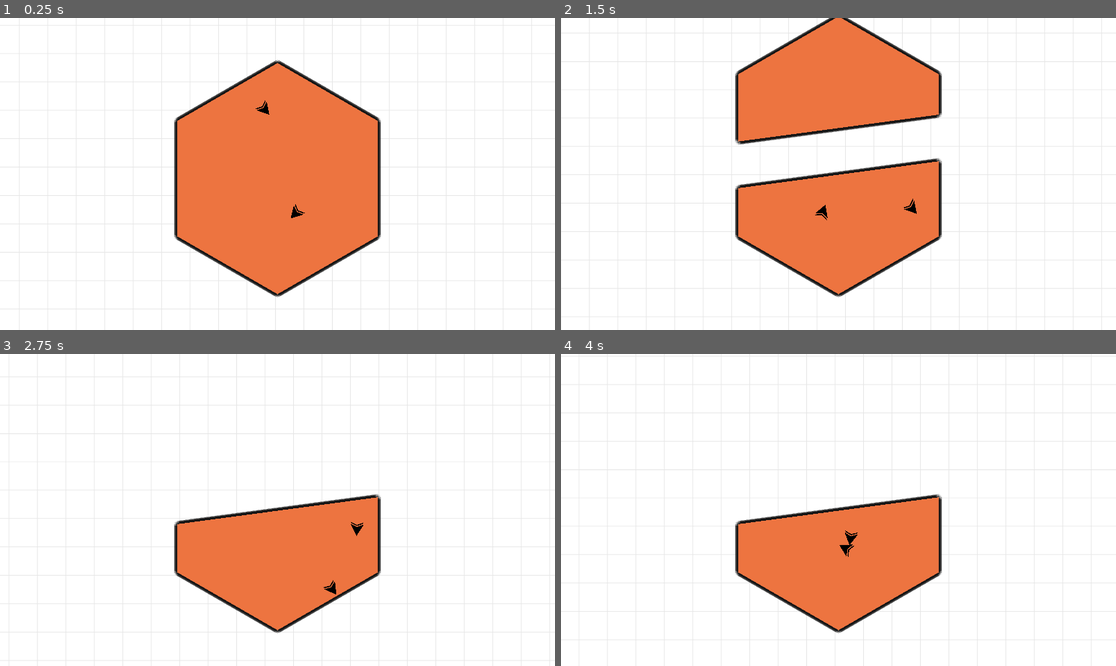
Above: before the commit, frames 1-4 (two rows, left to right).
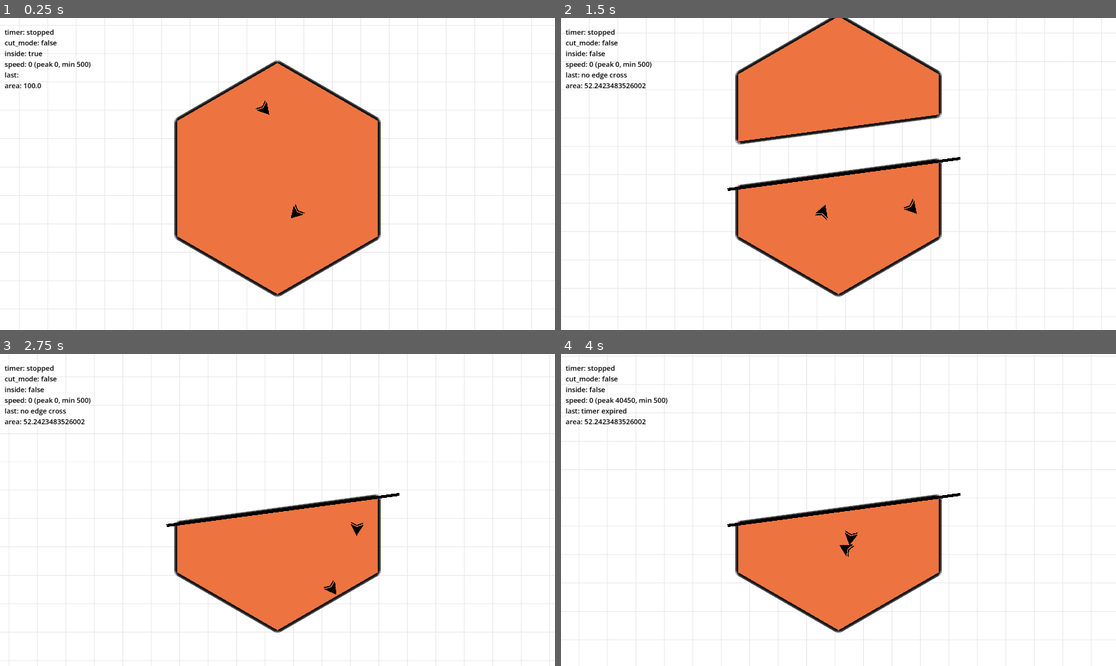
Above: after the commit, the same moments.

Repository: ar-bh/15percent
Game: Godot game, scene res://game/main_gameplay.tscn
Two runs of this game, one before a commit and one after it. Both use one fixed random seed, a clock stepped at 60 frames per second and the inputs below.
Inputs (mouse positions are in pixels of both pictures, inside the frame that each line leads up to):
- Up to frame 1 (0.25 s): no input
- Up to frame 2 (1.5 s): tap Enter at 0.5 s; move the mouse to (960, 158) at 0.52 s; hold Right 0.53-1.28 s; hold E (cut_mode) 0.53-1.28 s; click (960, 158) at 0.67 s; move the mouse to (727, 189) at 1.27 s; hold Down from 1.28 s (still down); tap Alt at 1.35 s
- Up to frame 3 (2.75 s): move the mouse to (333, 441) at 2.02 s; release Down at 2.03 s; hold Right from 2.03 s (still down); tap Shift at 2.1 s
- Up to frame 4 (4 s): move the mouse to (810, 572) at 2.77 s; release Right at 2.78 s; hold Up 2.78-3.53 s; tap E (cut_mode) at 2.85 s; click (810, 572) at 2.92 s; move the mouse to (1005, 556) at 3.52 s; hold Left from 3.53 s (still down); tap Alt at 3.6 s

The runs differ from the first frame. In frame 1, 0.5% of the frame differs, in the area x 0-17%, y 3-23%; in frame 2, 0.9%; in frame 3, 0.9%; in frame 4, 0.9%, in the area x 0-72%, y 3-56%.

Commit message:
area calculated and pointer seperation stopped temporarily

Diff:
--- a/game/gameplay_shapes.gd
+++ b/game/gameplay_shapes.gd
@@ -1,6 +1,6 @@
 extends Node2D
 
-var debug := false
+var debug := true
 
 #region node variables
 @onready var cut_timer: Timer = %CutTimer
@@ -34,6 +34,9 @@
 @export var polygon_sides: int = 4
 @export var polygon_radius: float = 400.0
 @onready var polygon_center: Vector2 = Vector2(get_viewport().size.x / 2, get_viewport().size.y / 2)
+var full_area: float
+var current_area: float
+var current_area_percent: float
 
 var shape_group: CanvasGroup
 var shape_polygon: Polygon2D
@@ -134,6 +137,9 @@
 	polygon_edges = _get_polygon_edges(polygon_points)
 	_set_up_polygons_once(polygon_sides, polygon_center, polygon_radius, polygon_points)
 	update_polygon(polygon_sides, polygon_center, polygon_radius, polygon_points)
+
+	full_area = _polygon_area(polygon_points)
+
 	_spawn_pointers()
 
 	#region cutting
@@ -155,6 +161,9 @@
 		_apply_outline(shape_group)
 
 func _process(_delta: float) -> void:
+	current_area = _polygon_area(polygon_points)
+	current_area_percent = (current_area / full_area) * 100.0
+
 	#region cutting
 	last_delta = max(_delta, 0.0001)
 	cut_mode = Input.is_action_pressed("cut_mode") or Input.is_mouse_button_pressed(MOUSE_BUTTON_LEFT)
@@ -194,7 +203,6 @@
 		shape_polygon.color = theme_data["color"]
 	elif theme_data.has("texture"):
 		shape_polygon.texture = theme_data["texture"]
-
 
 #region pointers
 func _spawn_pointers() -> void:
@@ -310,9 +318,29 @@
 	var polygon1_points := _build_piece(cut_a, edge_a, cut_b, edge_b, true)
 	var polygon2_points := _build_piece(cut_a, edge_a, cut_b, edge_b, false)
 
-	var area1 := _polygon_area(polygon1_points)
-	var area2 := _polygon_area(polygon2_points)
-	var keeper := polygon1_points if area1 >= area2 else polygon2_points
+	var pointers_in_polygon1 := false
+	var pointers_in_polygon2 := false
+
+	for pointer in pointer_nodes:
+		if Geometry2D.is_point_in_polygon(pointer.position, polygon1_points):
+			pointers_in_polygon1 = true
+		if Geometry2D.is_point_in_polygon(pointer.position, polygon2_points):
+			pointers_in_polygon2 = true
+
+	var keeper
+
+	if pointers_in_polygon2 and not pointers_in_polygon1:
+		keeper = polygon2_points
+	elif pointers_in_polygon1 and not pointers_in_polygon2:
+		keeper = polygon1_points
+	elif not pointers_in_polygon1 and not pointers_in_polygon2:
+		var area1 := _polygon_area(polygon1_points)
+		var area2 := _polygon_area(polygon2_points)
+		keeper = polygon1_points if area1 >= area2 else polygon2_points
+	elif pointers_in_polygon1 and pointers_in_polygon2:
+		# GAME LOST
+		game_lost()
+		return
 
 	polygon_points = keeper
 	polygon_edges = _get_polygon_edges(polygon_points)
@@ -422,6 +450,7 @@
 
 func _update_timer_label() -> void:
 	var time_left_text := "stopped"
+	timer_label.z_index = 100
 	if not cut_timer.is_stopped():
 		time_left_text = "%.2fs" % cut_timer.time_left
 
@@ -430,7 +459,8 @@
 		+ "cut_mode: %s\n" % str(cut_mode)
 		+ "inside: %s\n" % str(inside)
 		+ "speed: %.0f (peak %.0f, min %.0f)\n" % [scalar_mouse_velocity, peak_cut_speed, minimum_cut_speed]
-		+ "last: %s" % last_reject_reason
+		+ "last: %s\n" % last_reject_reason
+		+ "area: %s" % current_area_percent
 	)
 
 func _create_line(from: Vector2, to: Vector2) -> void:
@@ -442,3 +472,7 @@
 	line.add_point(to)
 	add_child(line)
 #endregion
+
+
+func game_lost() -> void:
+	pass
--- a/game/gameplay_shapes.tscn
+++ b/game/gameplay_shapes.tscn
@@ -13,9 +13,11 @@
 
 [node name="TimerLabel" type="Label" parent="." unique_id=1982736451]
 unique_name_in_owner = true
+z_index = 100
 offset_left = 16.0
 offset_top = 16.0
 offset_right = 400.0
 offset_bottom = 200.0
+theme_override_colors/font_color = Color(0, 0, 0, 1)
 theme_override_font_sizes/font_size = 24
 text = "timer: stopped"
